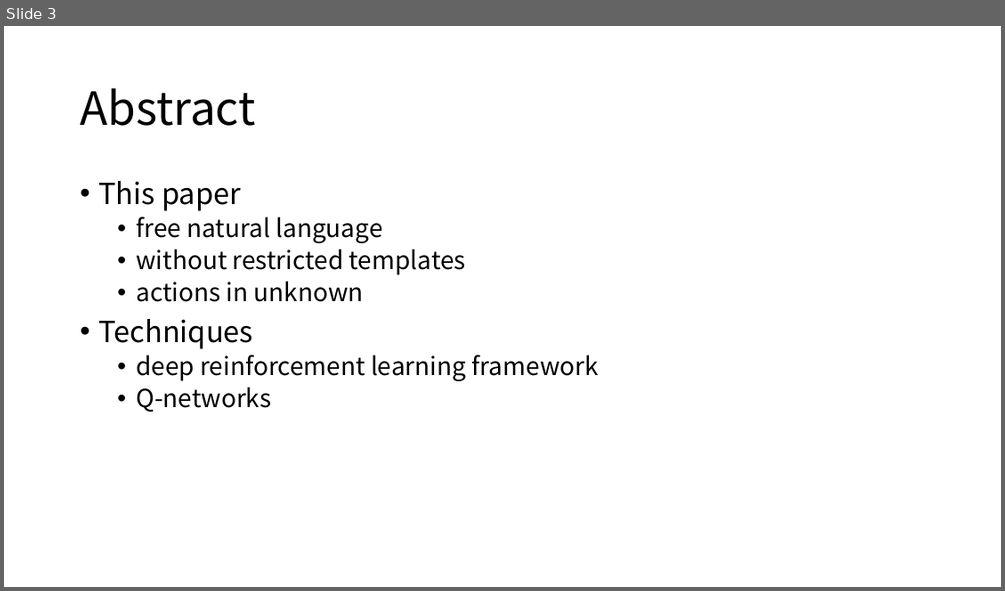
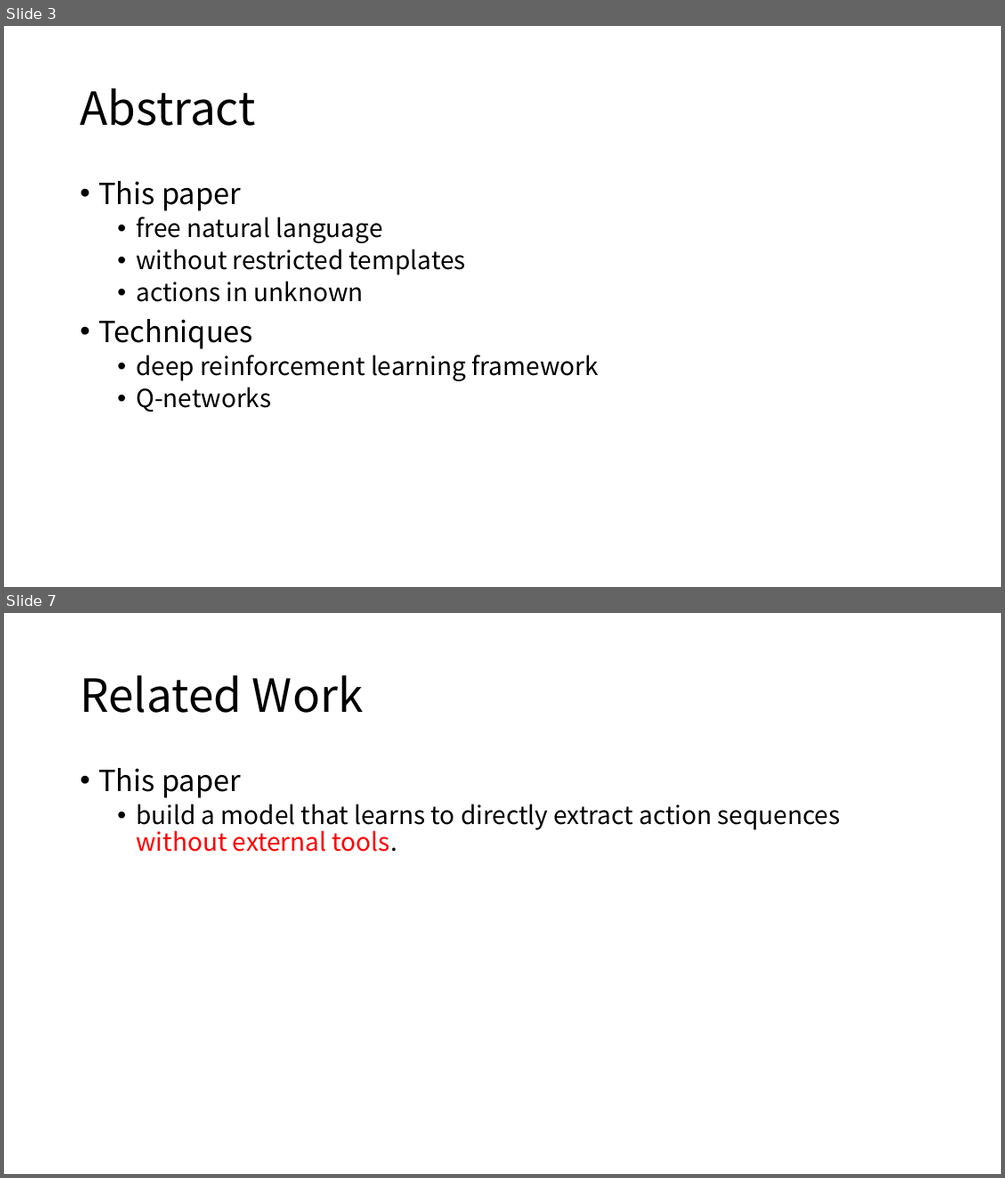
Before and after one commit to cloudspurs/klz, a slide deck: computer_science/ai/natural_language_processing/action_extract/extracting_action_sequences_from_texts_based_on_deep_reinforcement_learning.pptx. Shown one above the other, each under a label of ours: slide 3 before the commit, slides 3 and 7 after it; the slides between them are not shown. The pictures are 1005x591 and 1005x1178 pixels, drawn with LibreOffice and Linux fonts; fonts in the diff are those of the drawing. Boxes give left, top, right and bottom in pixels: in the first picture for what was removed or moved away, otherwise in the second. Text is boxed around its words. In the diff, an @@ line names an element or a change of style, - is before the commit and + after.

```diff
--- a/computer_science/ai/natural_language_processing/action_extract/extracting_action_sequences_from_texts_based_on_deep_reinforcement_learning.pptx
+++ b/computer_science/ai/natural_language_processing/action_extract/extracting_action_sequences_from_texts_based_on_deep_reinforcement_learning.pptx
@@ slide 7 added at [4,613,1001,1174], background #FFFFFF @@
@@ title added at [80,675,363,713], 44 pt, text #000000 @@
+Related Work
@@ text added at [98,768,841,852], 24 pt, text #000000 @@
+• This paper
+  • build a model that learns to directly extract action sequences without external tools.
```
Also in this commit, not shown: 4 other slides added, 3 slides removed, 9 other files.
